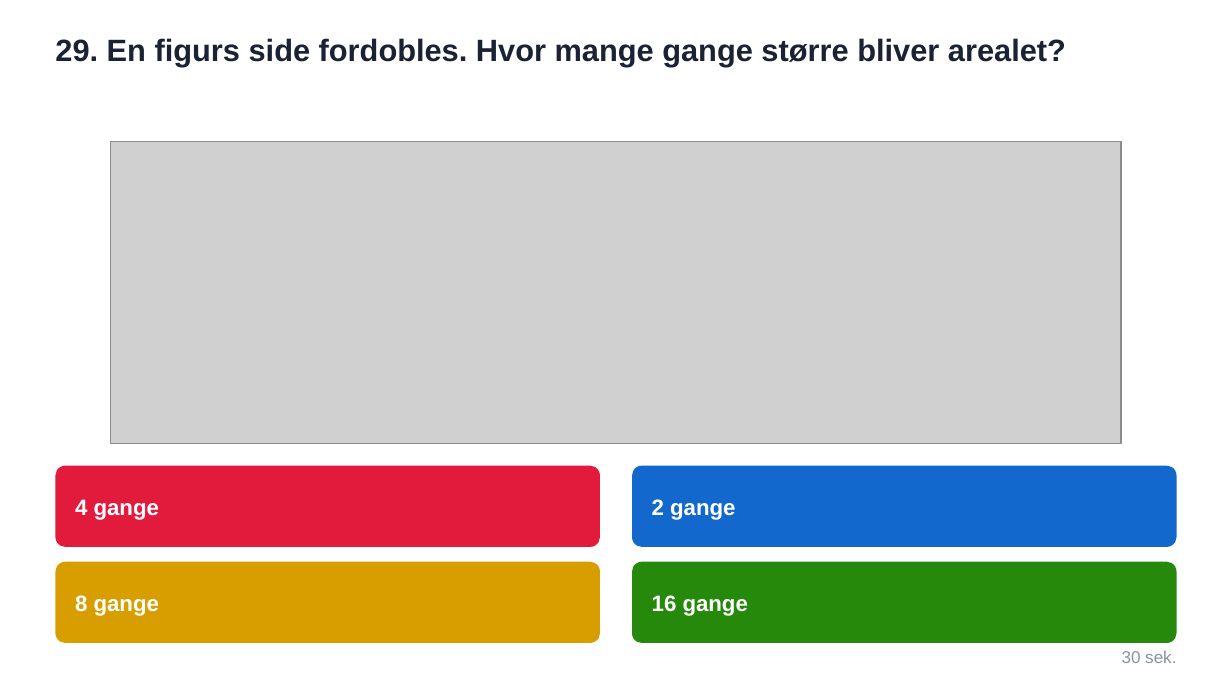
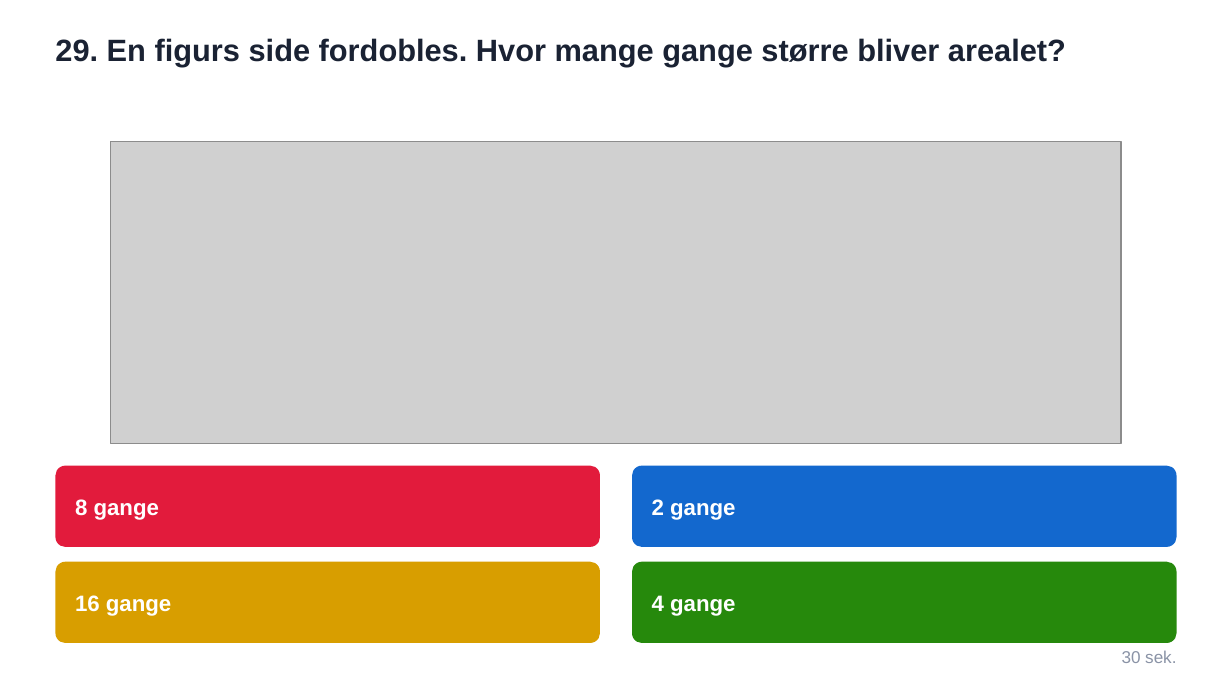
Before and after one commit to mibelibsen/kontiki, a slide deck: slide 30 of facit/kahoot-statistik-2026-09-11.pptx. Drawn at 1232x693 pixels with LibreOffice and Linux fonts; fonts in the diff are those of the drawing; grey boxes stand for pictures. Boxes give left, top, right and bottom in pixels: in the first picture for what was removed or moved away, otherwise in the second. Text is boxed around its words. In the diff, an @@ line names an element or a change of style, - is before the commit and + after.

```diff
--- a/facit/kahoot-statistik-2026-09-11.pptx
+++ b/facit/kahoot-statistik-2026-09-11.pptx
@@ text at (75, 499, 159, 520): text changed @@
-4 gange
+8 gange
@@ text at (75, 595, 171, 616): text changed @@
-8 gange
+16 gange
@@ text at (652, 595, 735, 616): text changed @@
-16 gange
+4 gange
```
Also in this commit, not shown: 27 other slides changed, 7 other files.
